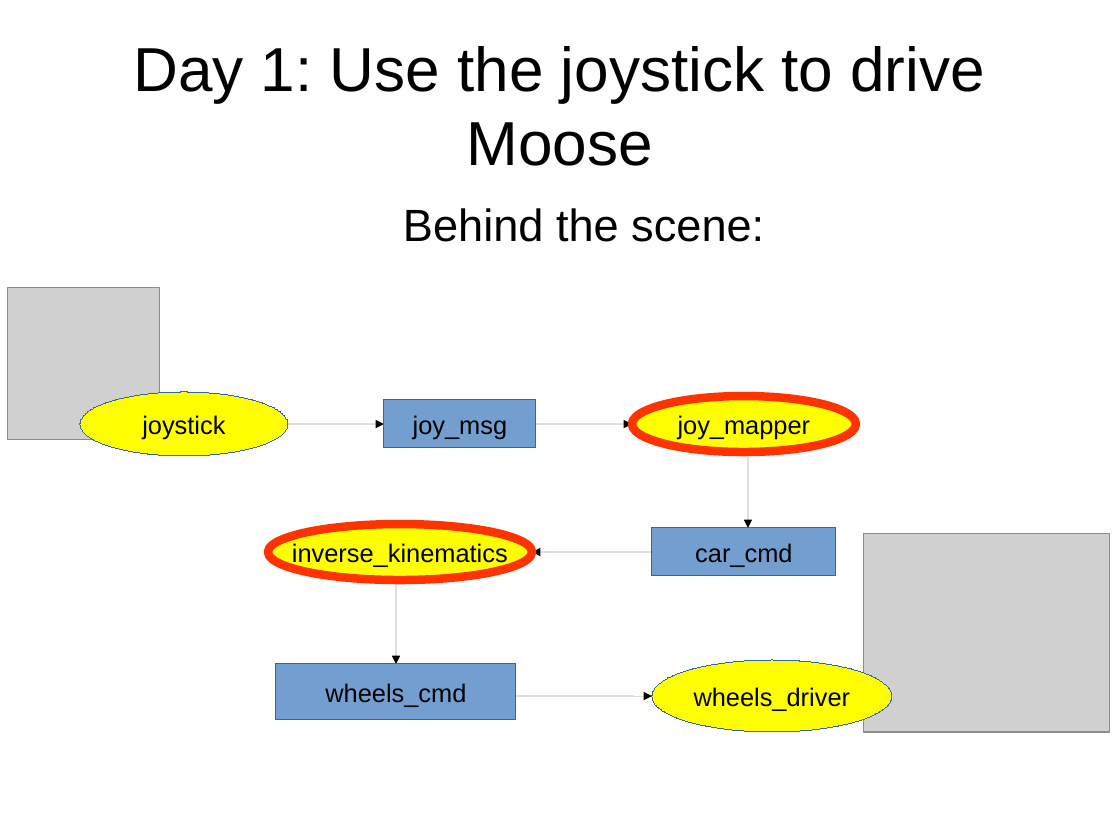
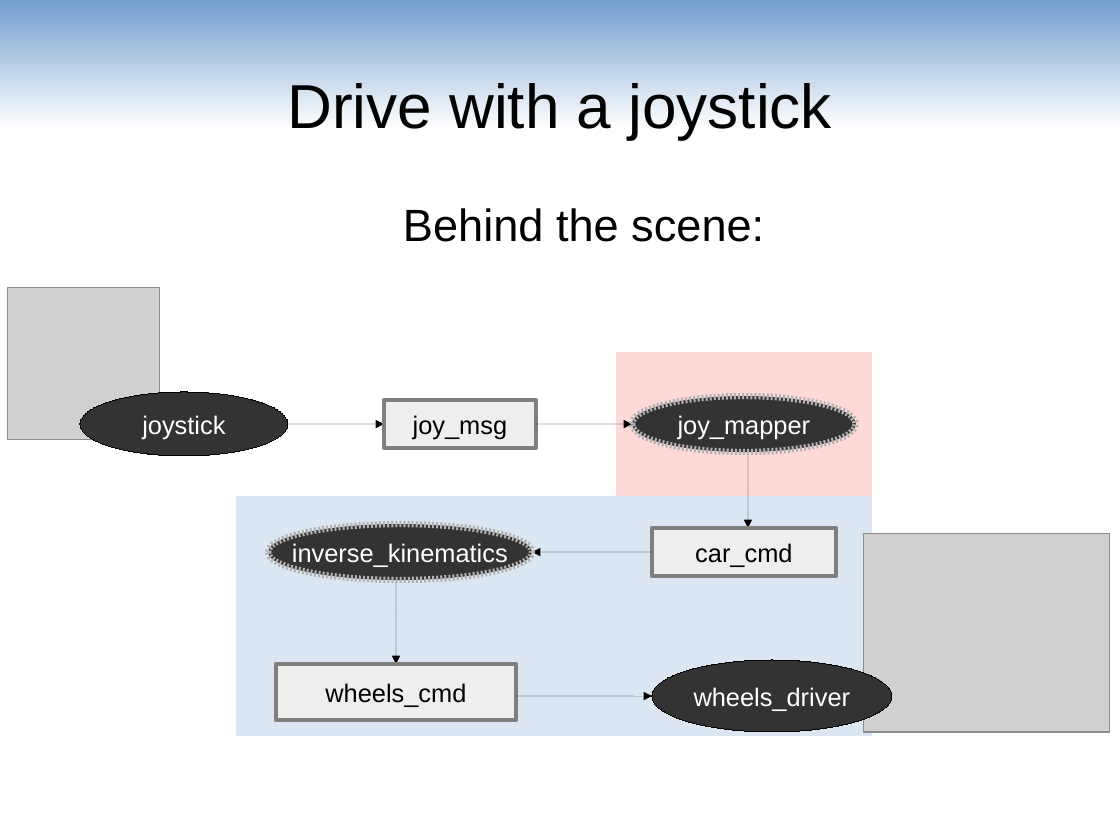
Before and after one commit to maivincent/MISE_presentations, a slide deck: slide 4 of step1_joystick_drive.odp (slide 1 before the commit). Drawn at 1120x840 pixels with LibreOffice and Linux fonts; fonts in the diff are those of the drawing; grey boxes stand for pictures. Boxes give left, top, right and bottom in pixels: in the first picture for what was removed or moved away, otherwise in the second. Text is boxed around its words. In the diff, an @@ line names an element or a change of style, - is before the commit and + after.

```diff
--- a/step1_joystick_drive.odp
+++ b/step1_joystick_drive.odp
@@ rectangle added at (x1=0, y1=0, x2=1120, y2=128), fill gradient #729FCF @@
@@ title at (x1=287, y1=83, x2=831, y2=139): text changed @@
-Day 1: Use the joystick to drive Moose
+Drive with a joystick
@@ rectangle added at (x1=616, y1=352, x2=872, y2=496), fill #FF6666 at 25% opacity @@
@@ ellipse "joystick" at (x1=80, y1=392, x2=289, y2=456): text colour #000000 to #FFFFFF; fill #FFFF00 to #333333; outline #3465A4 0 pt to #000000 0 pt @@
@@ ellipse "joy_mapper" at (x1=632, y1=396, x2=856, y2=452): text colour #000000 to #FFFFFF; fill #FFFF00 to #333333; outline #FF3300 6.01 pt to #B2B2B2 4.51 pt @@
@@ rectangle added at (x1=236, y1=496, x2=872, y2=616), fill #729FCF at 25% opacity @@
@@ ellipse "inverse_kinematics" at (x1=268, y1=524, x2=533, y2=580): text colour #000000 to #FFFFFF; fill #FFFF00 to #333333; outline #FF3300 6.01 pt to #B2B2B2 4.51 pt @@
@@ rectangle added at (x1=236, y1=616, x2=872, y2=736), fill #729FCF at 25% opacity @@
@@ fill #729FCF to #EEEEEE; outline #3465A4 0 pt to #808080 3 pt in 3 elements at (x1=384, y1=400, x2=537, y2=448), (x1=652, y1=528, x2=836, y2=576), (x1=276, y1=665, x2=516, y2=721) @@
@@ ellipse "wheels_driver" at (x1=652, y1=661, x2=892, y2=733): text colour #000000 to #FFFFFF; fill #FFFF00 to #333333; outline #3465A4 0 pt to #000000 0 pt @@
```
Also in this commit, not shown: 12 other slides changed, 5 slides added.
